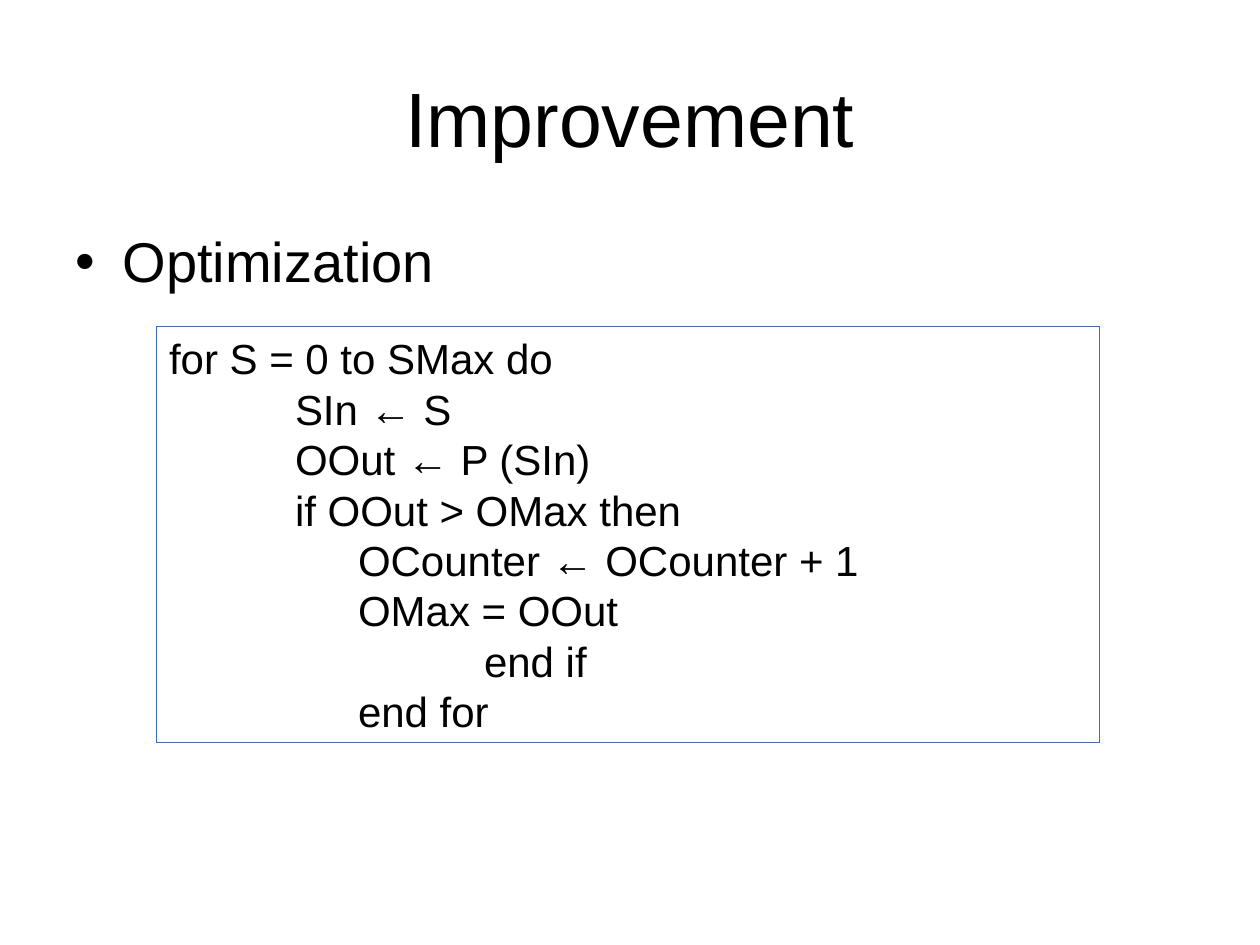
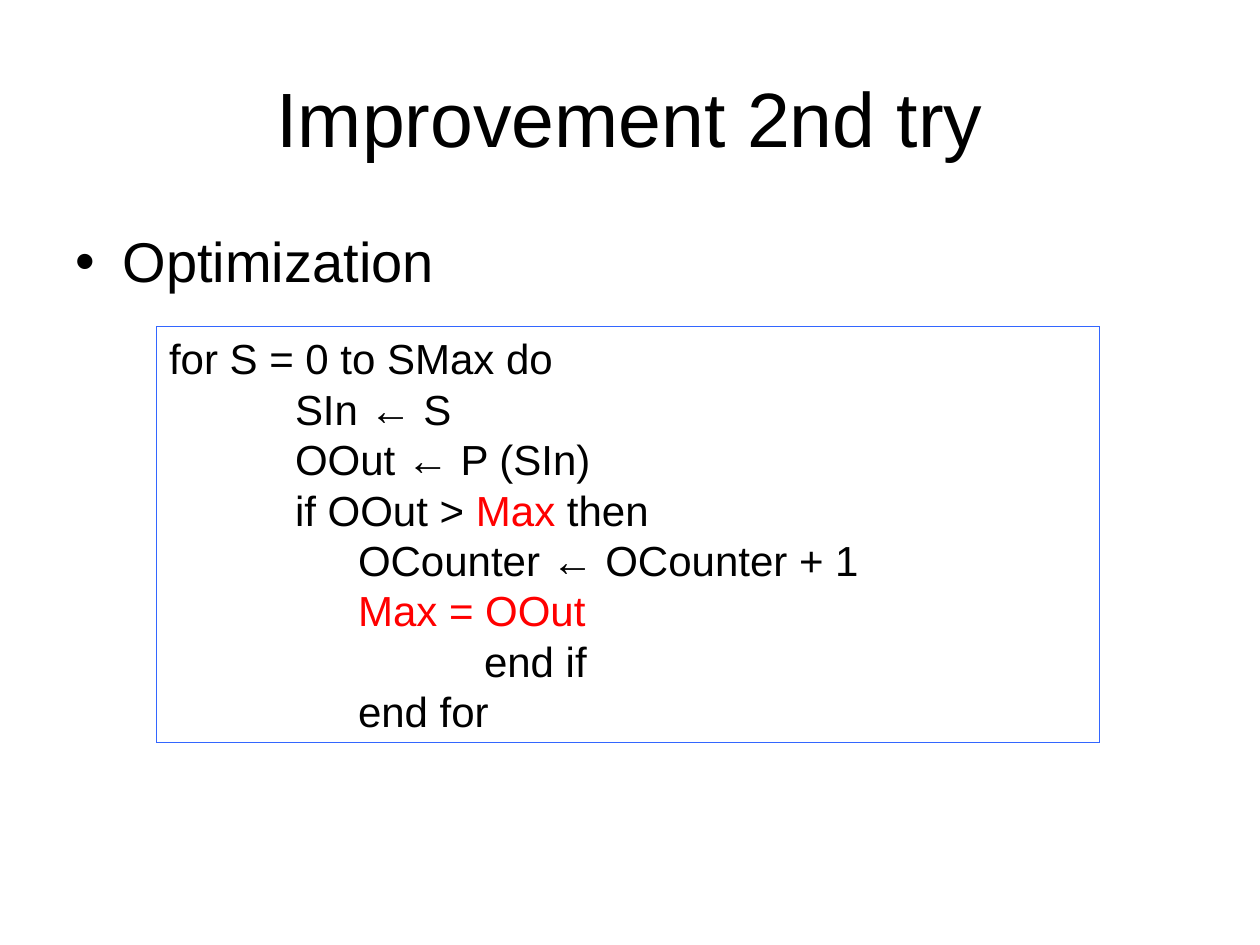
Before and after one commit to chenjiia/Thesis, a slide deck: slide 16 of thesis_presentation/presentation.ppt (slide 13 before the commit). Drawn at 1260x945 pixels with LibreOffice and Linux fonts; fonts in the diff are those of the drawing. Boxes give left, top, right and bottom in pixels: in the first picture for what was removed or moved away, otherwise in the second. Text is boxed around its words. In the diff, an @@ line names an element or a change of style, - is before the commit and + after.

```diff
--- a/thesis_presentation/presentation.ppt
+++ b/thesis_presentation/presentation.ppt
@@ title at (277,91,982,162): text changed @@
-Improvement
+Improvement 2nd try
@@ text in rectangle at (295,495,649,527): text changed @@
-if OOut > OMax then
+if OOut > Max then
@@ text in rectangle at (358,596,585,627): text changed; text colour #000000 to #FF0000 @@
-      OMax = OOut
+      Max = OOut
```
Also in this commit, not shown: 14 other slides changed, 4 slides added, 1 slide removed.
